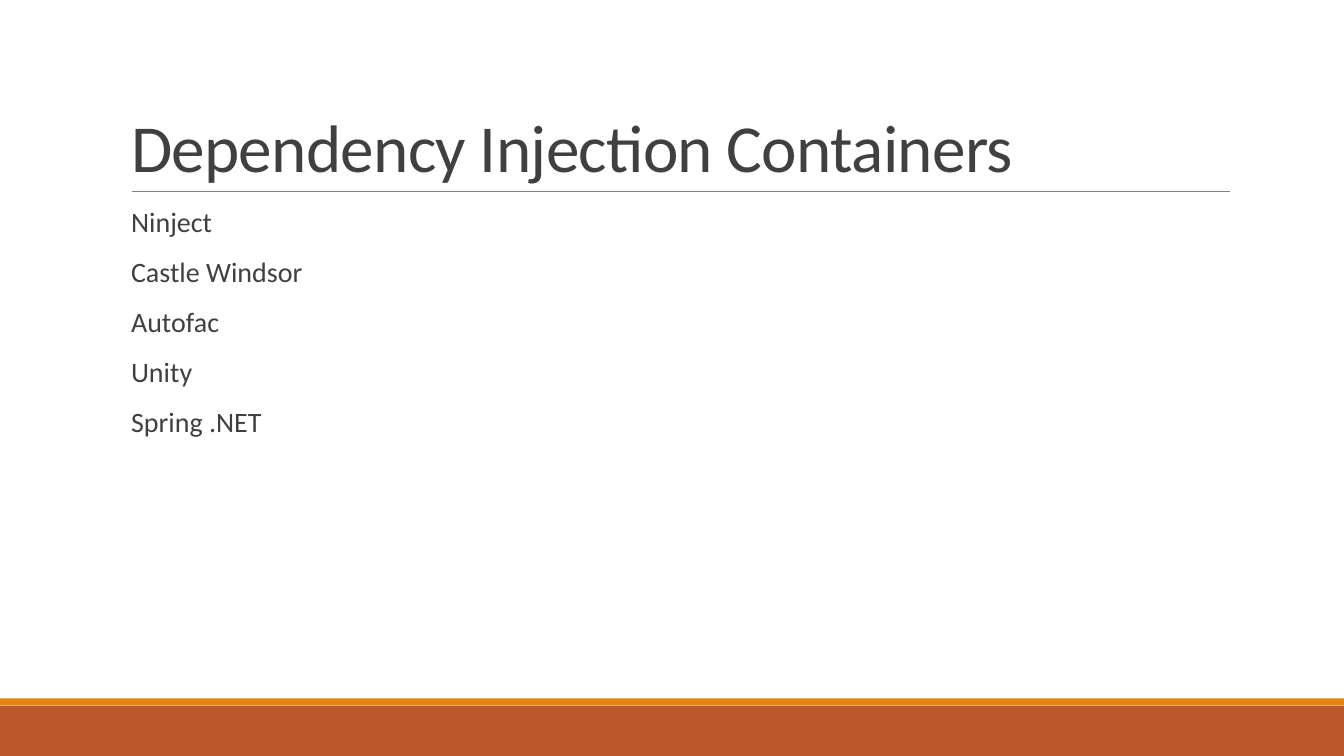
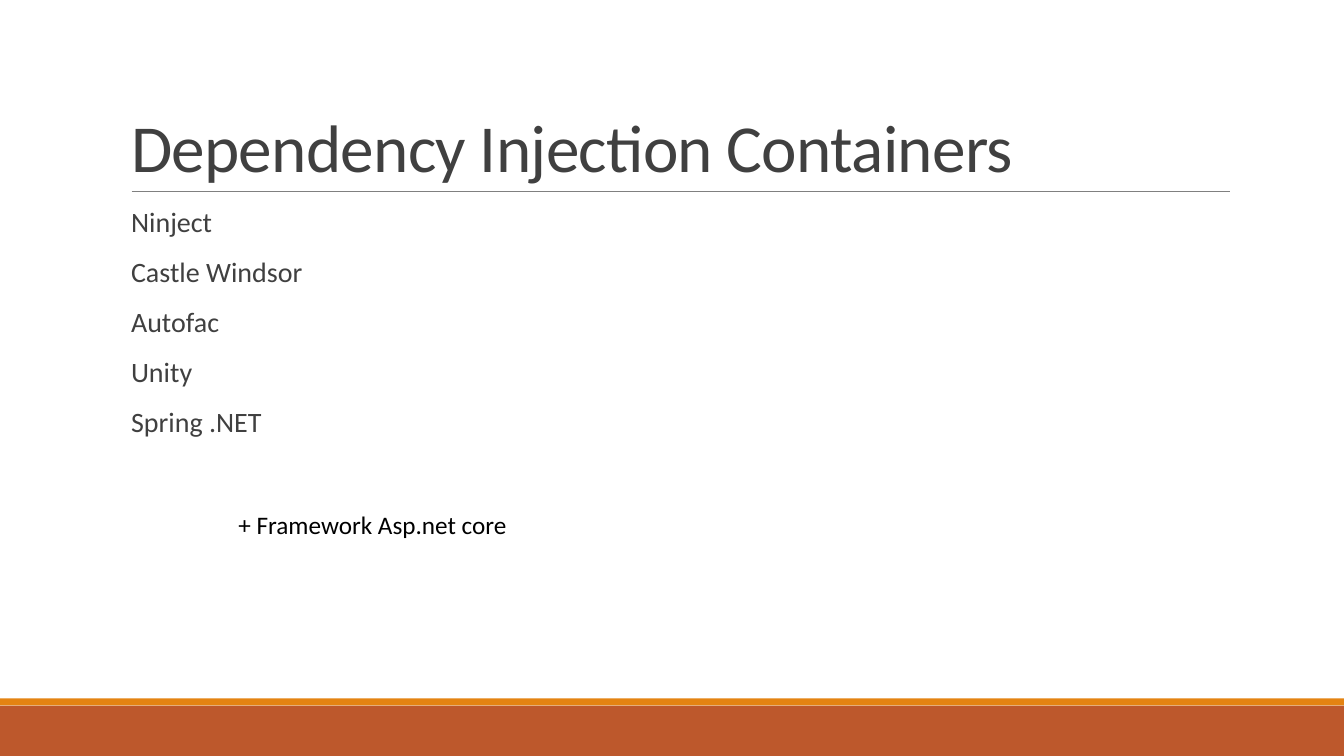
Before and after one commit to Sybaris-Classroom/Exercices, a slide deck: slide 5 of DependencyInjection/Exercice DependencyInjection.pptx (slide 3 before the commit). Drawn at 1344x756 pixels with LibreOffice and Linux fonts; fonts in the diff are those of the drawing. Boxes give left, top, right and bottom in pixels: in the first picture for what was removed or moved away, otherwise in the second. Text is boxed around its words. In the diff, an @@ line names an element or a change of style, - is before the commit and + after.

Commit message:
Added readme dependencyInjection + video

```diff
--- a/DependencyInjection/Exercice DependencyInjection.pptx
+++ b/DependencyInjection/Exercice DependencyInjection.pptx
@@ text added at <box>257,516,507,538</box>, 18 pt, text #000000 @@
++ Framework Asp.net core
```
Also in this commit, not shown: 6 other slides changed, 8 slides added, 1 other file.
